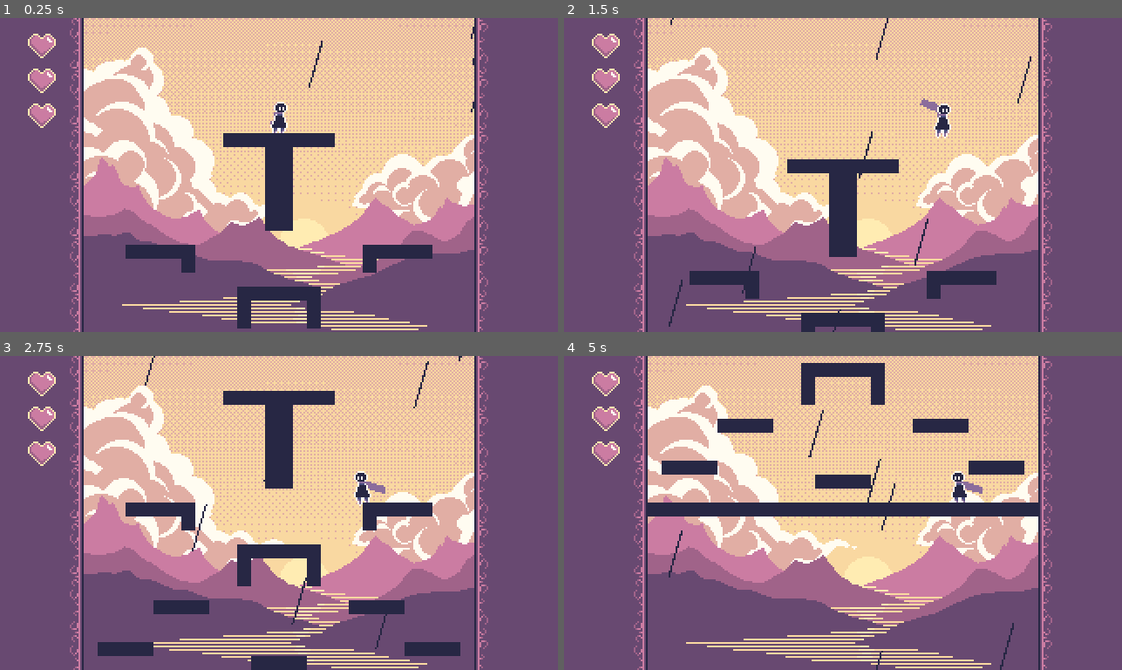
Above: before the commit, frames 1-4 (two rows, left to right).
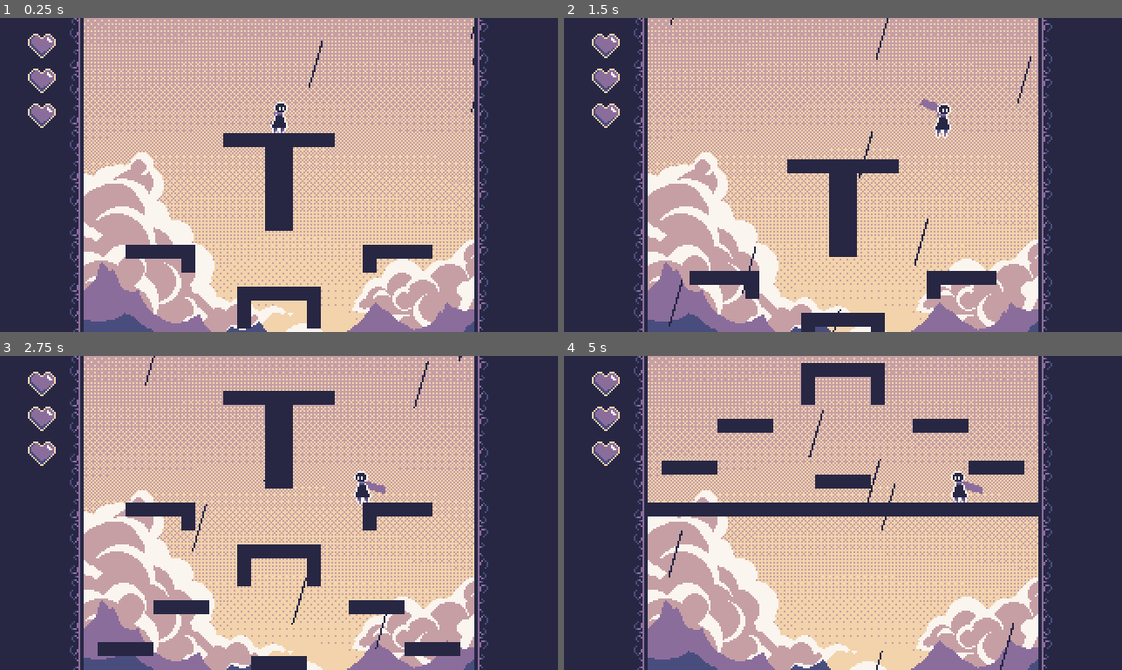
Above: after the commit, the same moments.

Repository: SophieM701/Rainfall
Game: Godot game, scene res://Stages/sta_demo.tscn
Two runs of this game, one before a commit and one after it. Both use one fixed random seed, a clock stepped at 60 frames per second and the inputs below.
Inputs:
- Up to frame 1 (0.25 s): no input
- Up to frame 2 (1.5 s): hold Right (Right) from 0.53 s (still down); tap C (Jump) at 0.77 s
- Up to frame 3 (2.75 s): tap C (Jump) at 1.52 s; release Right (Right) at 2.03 s; hold Left (Left) from 2.03 s (still down)
- Up to frame 4 (5 s): release Left (Left) at 2.78 s; hold Right (Right) 2.78-4.28 s; tap C (Jump) at 3.02, 3.77, 4.52 s; hold Left (Left) from 4.28 s (still down)

The runs differ from the first frame. In frame 1, 83% of the frame differs, in the area x 0-100%, y 0-100%; in frame 2, 83%; in frame 3, 81%; in frame 4, 82%.

Commit message:
Color Changes!
Moved everything to Oil6 as default state.

Diff:
--- a/Stages/sta_demo.tscn
+++ b/Stages/sta_demo.tscn
@@ -7,7 +7,7 @@
 [ext_resource type="Texture2D" uid="uid://duo7cck1bemhj" path="res://Assets/Sprites/UI/Heart.png" id="3_0ooal"]
 [ext_resource type="Texture2D" uid="uid://ttqdk0w20vf3" path="res://Assets/Palettes/oil-6-8x.png" id="4_3e82y"]
 [ext_resource type="Texture2D" uid="uid://gukdy6ko37b7" path="res://Assets/Sprites/Background/spr_sunset.png" id="5_0stsm"]
-[ext_resource type="Texture2D" uid="uid://c5ajc2j28xlbr" path="res://Assets/Sprites/UI/VineBorder.png" id="7_t6otn"]
+[ext_resource type="Texture2D" uid="uid://cu06m33vasfgo" path="res://Assets/Sprites/UI/VineBorderBlue.png" id="8_sfc5x"]
 
 [sub_resource type="ParticleProcessMaterial" id="ParticleProcessMaterial_8x3i6"]
 emission_shape = 3
@@ -53,7 +53,7 @@
 sources/2 = SubResource("TileSetAtlasSource_xtw7b")
 
 [sub_resource type="TileSetAtlasSource" id="TileSetAtlasSource_n5vr3"]
-texture = ExtResource("7_t6otn")
+texture = ExtResource("8_sfc5x")
 texture_region_size = Vector2i(8, 32)
 0:0/0 = 0
 1:0/0 = 0
@@ -100,7 +100,7 @@
 color = Color(0.882353, 0.682353, 0.643137, 1)
 
 [node name="Sprite2D" type="Sprite2D" parent="ParallaxBackground"]
-position = Vector2(160, -32)
+position = Vector2(160, 28)
 texture = ExtResource("5_0stsm")
 
 [node name="UI" type="CanvasLayer" parent="."]
@@ -108,27 +108,31 @@
 [node name="UILeft" type="ColorRect" parent="UI"]
 offset_right = 40.0
 offset_bottom = 184.0
-color = Color(0.407843, 0.286275, 0.443137, 1)
+color = Color(0.152941, 0.152941, 0.266667, 1)
 
 [node name="UIRight" type="ColorRect" parent="UI"]
 offset_left = 280.0
 offset_right = 320.0
 offset_bottom = 184.0
-color = Color(0.407843, 0.286275, 0.443137, 1)
+color = Color(0.152941, 0.152941, 0.266667, 1)
 
 [node name="Sprite2D" type="Sprite2D" parent="UI"]
+texture_filter = 1
 position = Vector2(24, 16)
 texture = ExtResource("3_0ooal")
 
 [node name="Sprite2D2" type="Sprite2D" parent="UI"]
+texture_filter = 1
 position = Vector2(24, 36)
 texture = ExtResource("3_0ooal")
 
 [node name="Sprite2D3" type="Sprite2D" parent="UI"]
+texture_filter = 1
 position = Vector2(24, 56)
 texture = ExtResource("3_0ooal")
 
 [node name="Border" type="TileMap" parent="UI"]
+texture_filter = 1
 tile_set = SubResource("TileSet_134jr")
 cell_quadrant_size = 8
 format = 2
Binary file changed: Assets/Sprites/Background/spr_sunset.png
Binary file changed: Assets/Sprites/Player/spr_player.aseprite
Binary file changed: Assets/Sprites/Player/spr_player.png
Binary file changed: Assets/Sprites/UI/Heart.png
Binary file added: Assets/Sprites/UI/VineBorderBlue-sheet.png
Not shown, added: Assets/Sprites/UI/VineBorderBlue-sheet.png.import
